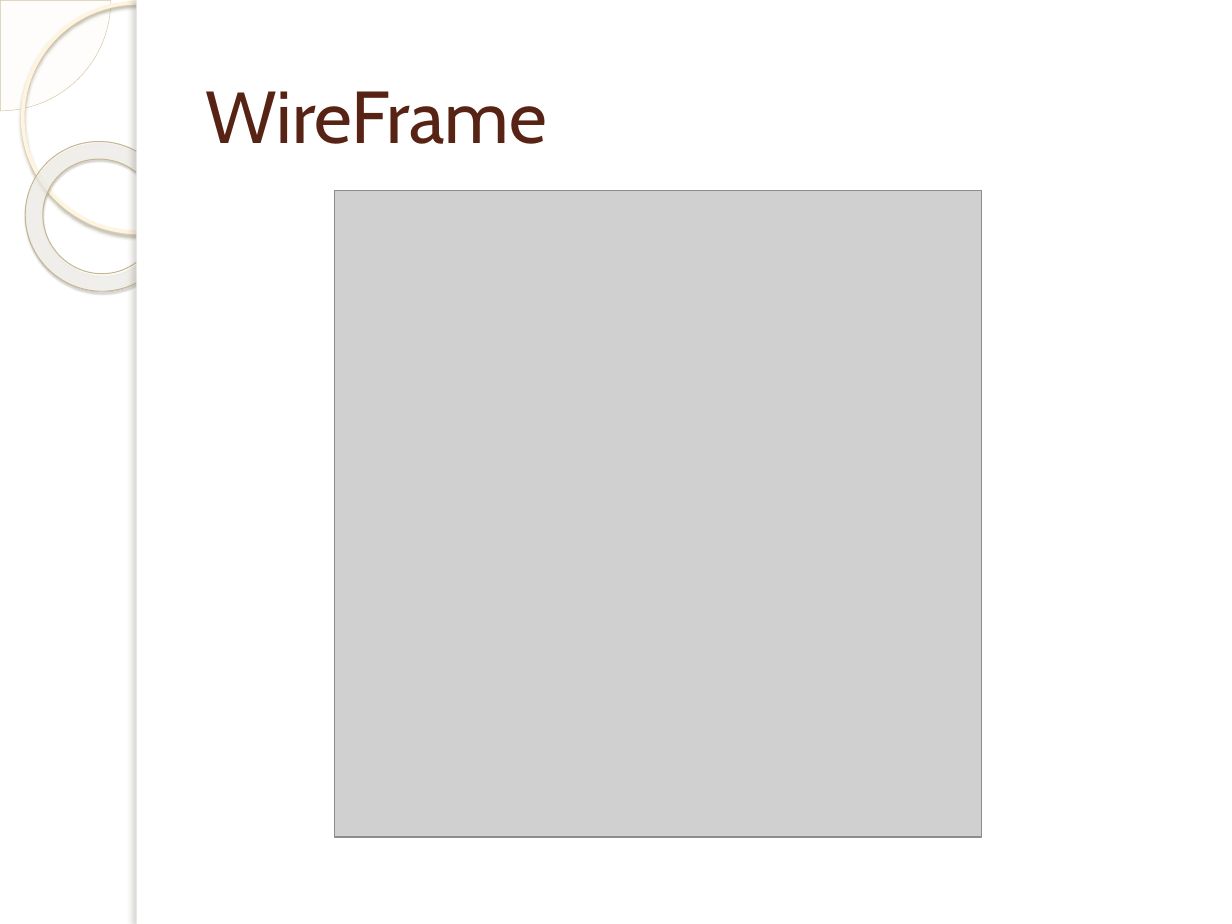
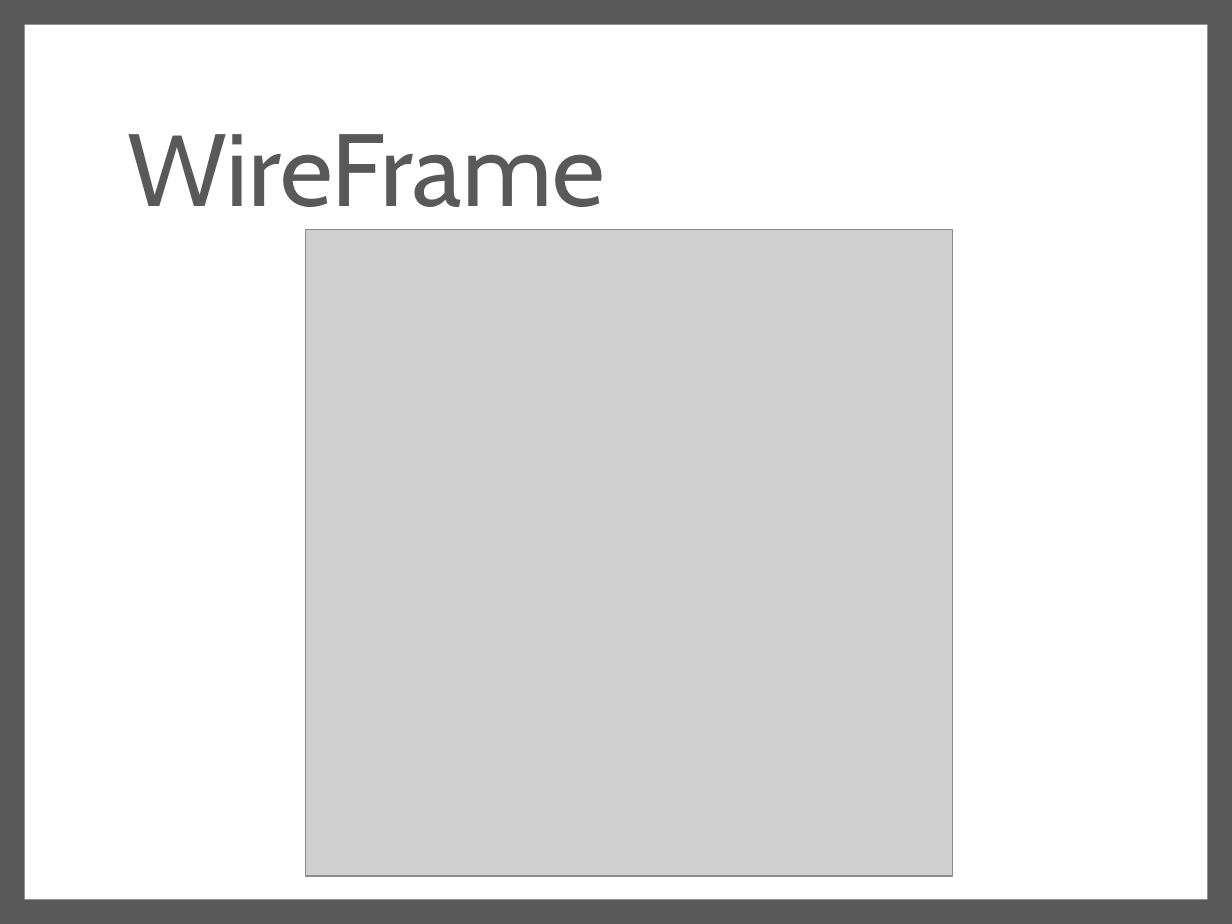
Before and after one commit to asdzxc55888/F2E-project, a slide deck: slide 7 of F2E MID/真·資工系網V3.pptx (slide 11 before the commit). Drawn at 1232x924 pixels with LibreOffice and Linux fonts; fonts in the diff are those of the drawing; grey boxes stand for pictures; background and template pictures are left out. Boxes give left, top, right and bottom in pixels: in the first picture for what was removed or moved away, otherwise in the second. Text is boxed around its words. In the diff, an @@ line names an element or a change of style, - is before the commit and + after.

```diff
--- a/F2E MID/真·資工系網V3.pptx
+++ b/F2E MID/真·資工系網V3.pptx
@@ background picture (left out) to #595959 @@
@@ pie slice (boxed as its full ellipse) removed at [0,0,111,111] @@
@@ ellipse removed at [22,2,251,232] @@
@@ rectangle: place and size @@
-rectangle at [137,0,1232,924]
+rectangle at [25,25,1207,899]
@@ rectangle removed at [137,0,147,924] @@
@@ title "WireFrame": place and size @@
-title "WireFrame" at [206,91,547,144]
+title "WireFrame" at [128,134,605,207]
@@ title "WireFrame" at [128,134,605,207]: size 43 to 60 pt, text colour #572314 to #595959; line spacing 1 to 0.9 @@
@@ donut removed at [0,111,206,322] @@
@@ picture: place and size @@
-picture at [335,191,982,838]
+picture at [306,229,952,876]
```
Also in this commit, not shown: 9 other slides changed, 4 slides added, 8 slides removed.
